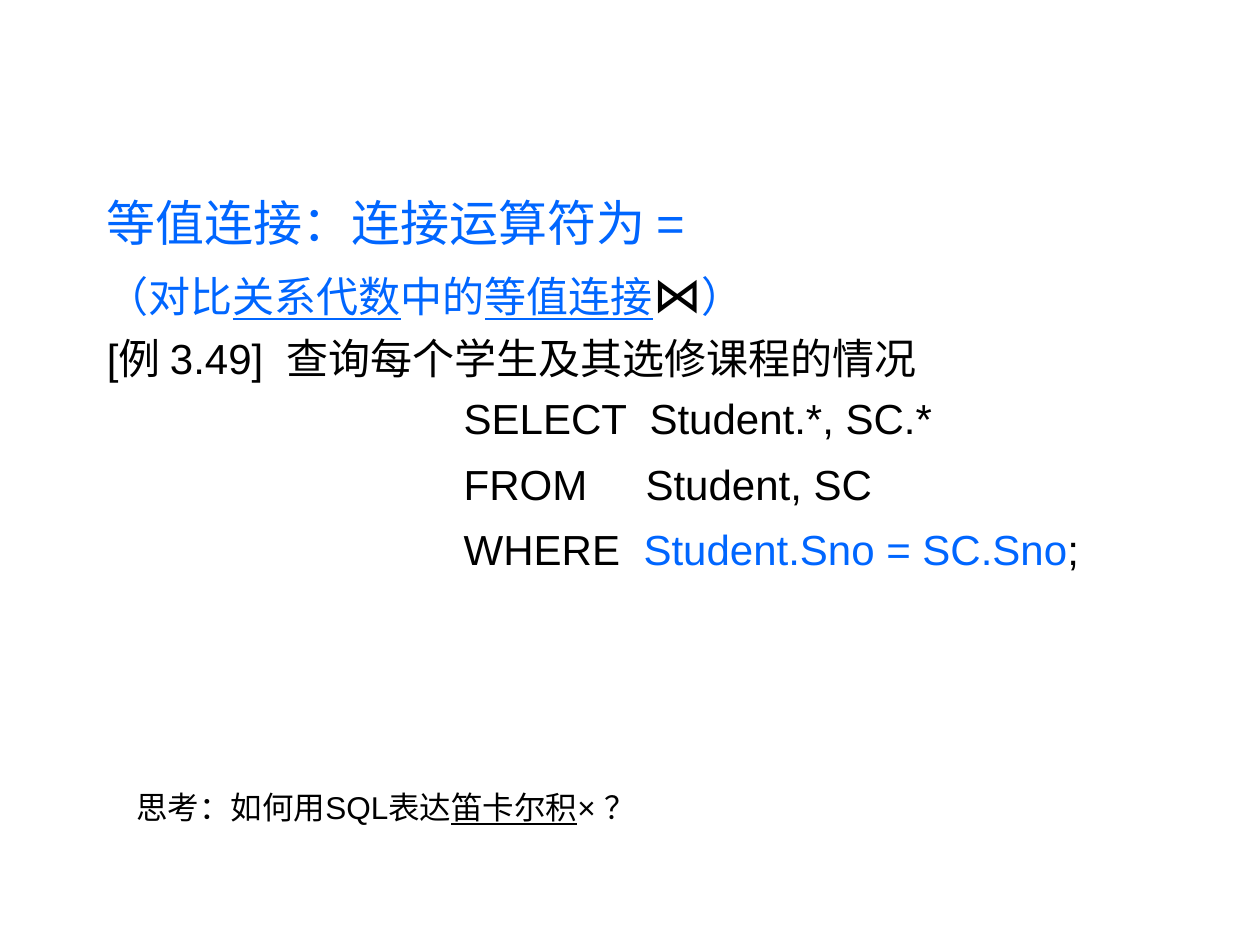
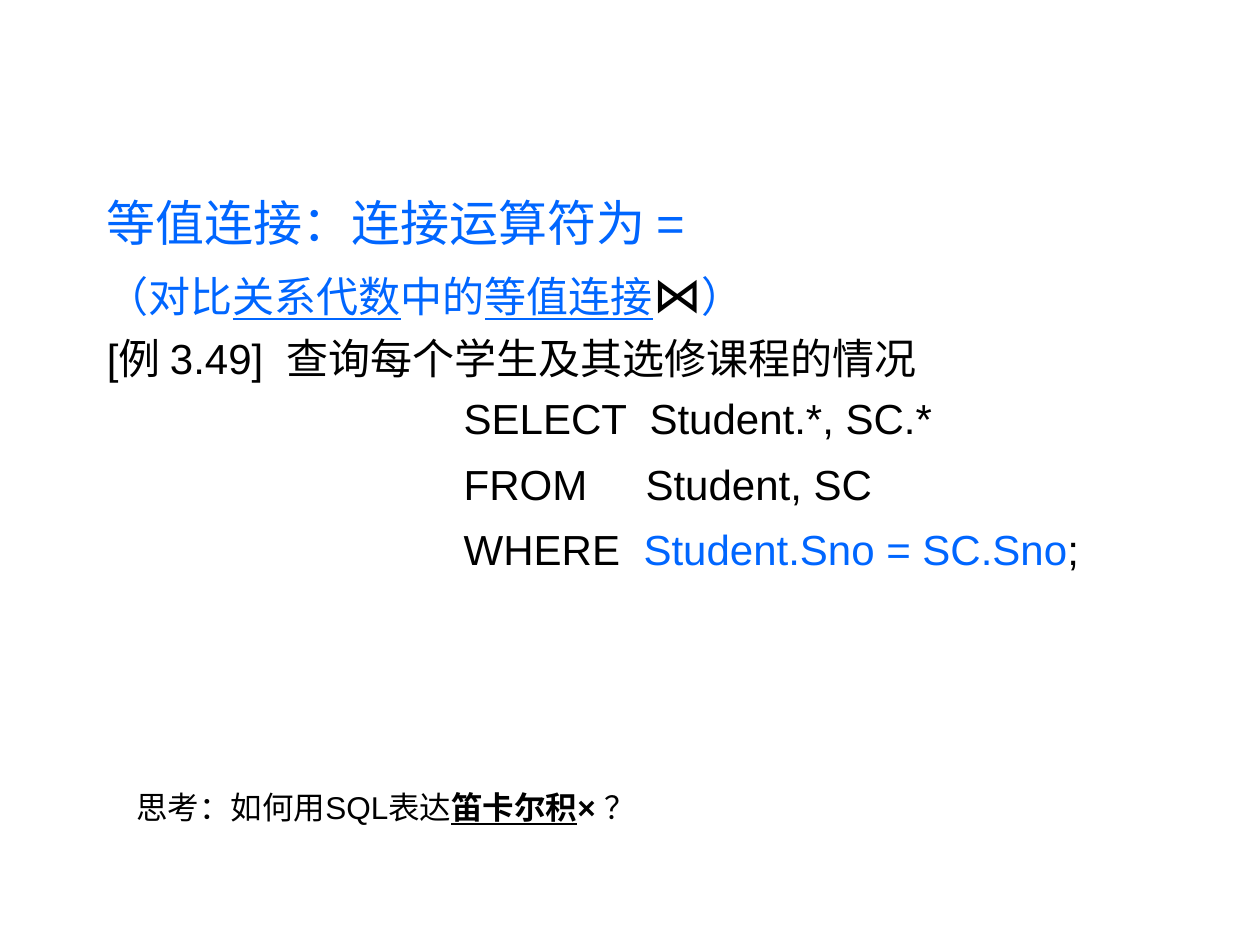
Before and after one commit to HBU/DataBase, a slide deck: slide 6 of PPT/PPT2020/DB第03章（2）-2020.pptx. Drawn at 1260x945 pixels with LibreOffice and Linux fonts; fonts in the diff are those of the drawing; background and template pictures are left out. Boxes give left, top, right and bottom in pixels: in the first picture for what was removed or moved away, otherwise in the second. Text is boxed around its words. In the diff, an @@ line names an element or a change of style, - is before the commit and + after.

```diff
--- a/PPT/PPT2020/DB第03章（2）-2020.pptx
+++ b/PPT/PPT2020/DB第03章（2）-2020.pptx
@@ text "思考：如何用SQL表达笛卡尔积× ？" at <box>136,792,595,825</box>: bold on in "思考：如何用SQL表达笛卡尔积×" @@
```
Also in this commit, not shown: 17 other slides changed, 2 slides added, 3 other files.
